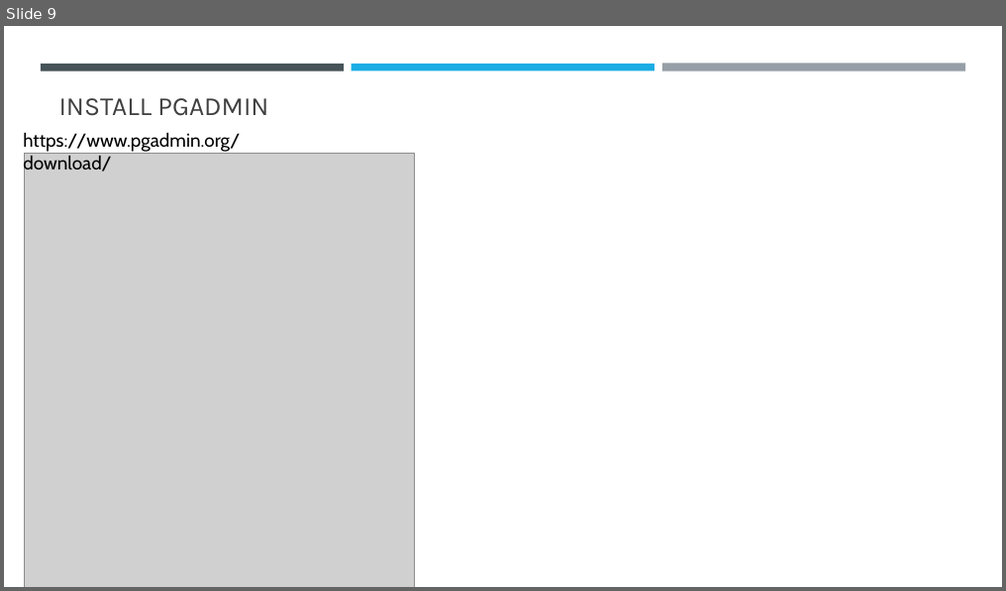
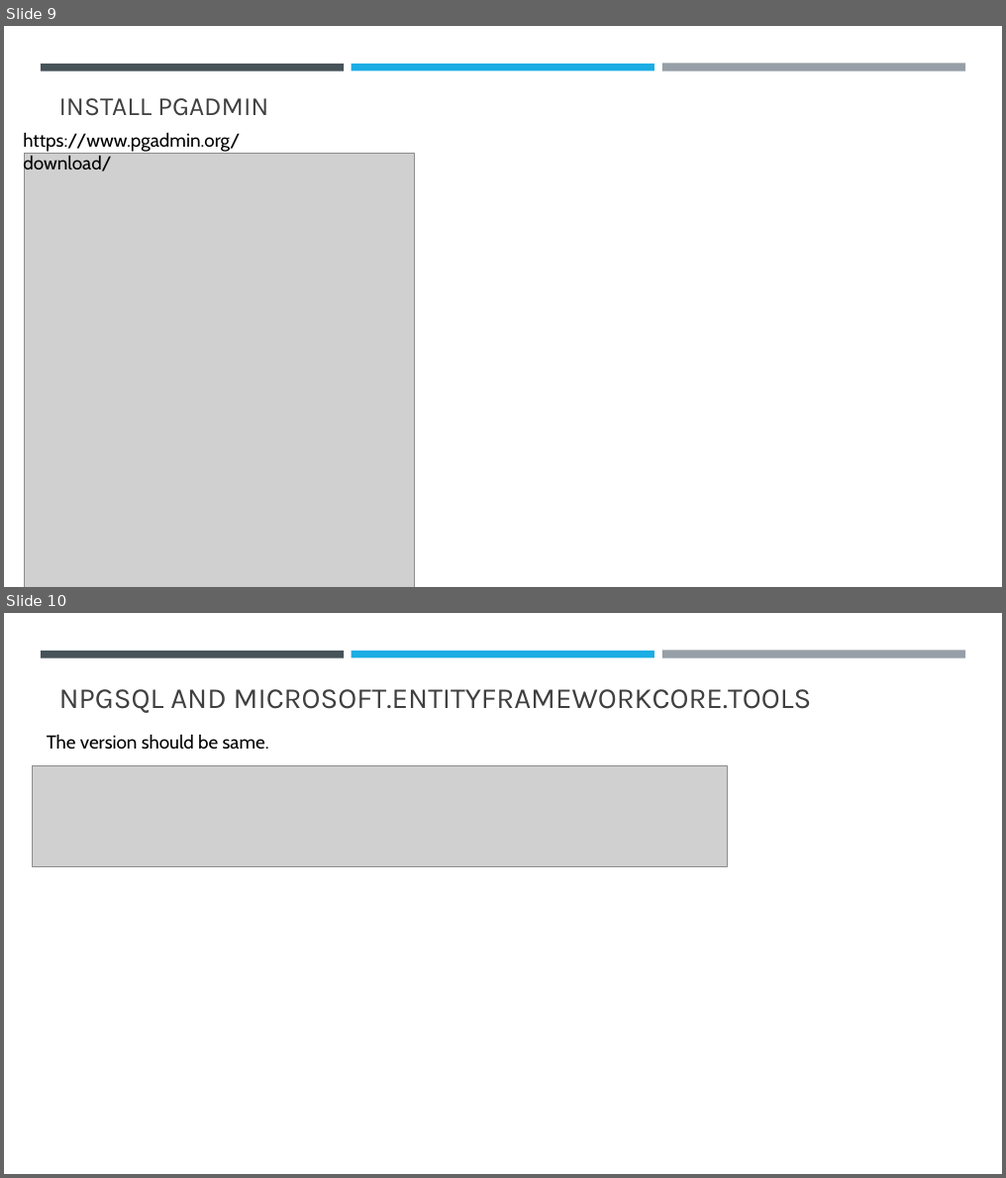
Before and after one commit to sansindia85/AzurePostgreSQL, a slide deck: Presentation/AzurePostgreSQl.pptx. Shown one above the other, each under a label of ours: slide 9 before the commit, slides 9 and 10 after it. The pictures are 1006x591 and 1006x1178 pixels, drawn with LibreOffice and Linux fonts; fonts in the diff are those of the drawing; grey boxes stand for pictures. Boxes give left, top, right and bottom in pixels: in the first picture for what was removed or moved away, otherwise in the second. Text is boxed around its words. In the diff, an @@ line names an element or a change of style, - is before the commit and + after.

```diff
--- a/Presentation/AzurePostgreSQl.pptx
+++ b/Presentation/AzurePostgreSQl.pptx
@@ slide 10 added at (4, 613, 1002, 1174), background #FFFFFF; not listed: 3 template elements that a slide beside it also shows @@
@@ title added at (59, 689, 812, 713), 28 pt, text #404040 @@
+NPGSQL AND MICROSOFT.ENTITYFRAMEWORKCORE.TOOLS
@@ text added at (47, 734, 269, 750), 18 pt, text #000000 @@
+The version should be same.
@@ picture added at (33, 765, 727, 866) @@
```
Also in this commit, not shown: 9 other slides added, 20 other files.
